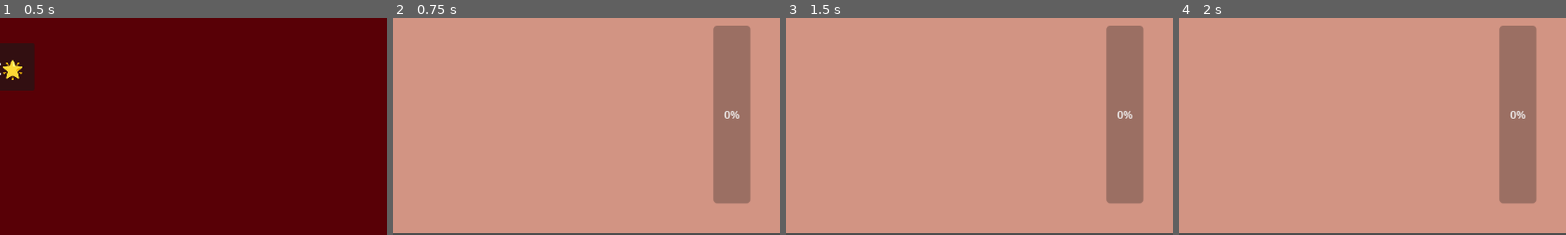
Above: before the commit, frames 1-4 (left to right).
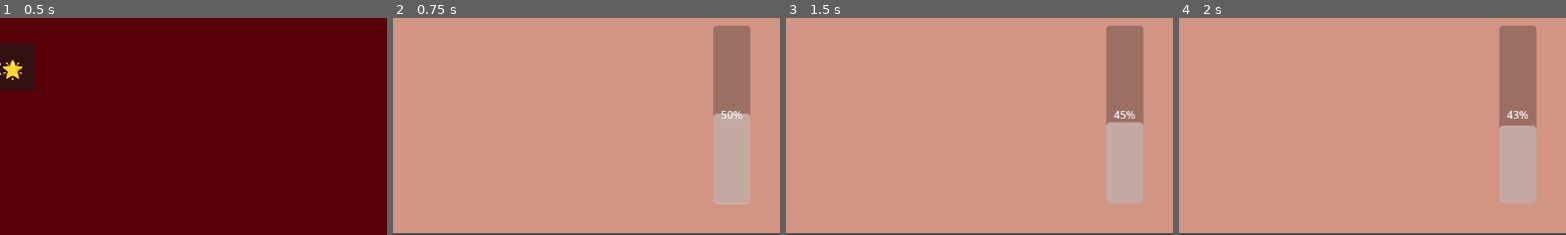
Above: after the commit, the same moments.

Repository: eliasescalante/atEase
Game: Godot game, scene res://scenes/main.tscn
Two runs of this game, one before a commit and one after it. Both use one fixed random seed, a clock stepped at 60 frames per second and the inputs below. The project has no main scene, so this scene is started directly.
Inputs:
- Up to frame 1 (0.5 s): no input
- Up to frame 2 (0.75 s): click "Start🌟" at 0.5 s
- Up to frame 3 (1.5 s): tap Enter at 1.25 s
- Up to frame 4 (2 s): no input
The pictures show only the part of the screen within x 50-100%, y 50-100%; the shares and areas given below are measured in that part.

Frame 1 is identical in both runs. In frame 2, 4.1% of the frame differs, in the area x 82-93%, y 42-86%; in frame 3, 3.8%; in frame 4, 3.6%.

Commit message:
arreglo progressbar ahora baja XD

Diff:
--- a/scenes/level_1.tscn
+++ b/scenes/level_1.tscn
@@ -22,6 +22,7 @@
 offset_top = 336.0
 offset_right = 1108.0
 offset_bottom = 601.0
+value = 50.0
 fill_mode = 3
 
 [node name="BubbleSpawner" type="Timer" parent="."]
--- a/scripts/level_1.gd
+++ b/scripts/level_1.gd
@@ -4,15 +4,20 @@
 @onready var bubble_scene = preload("res://scenes/bubble.tscn")
 @onready var bubble_timer = $BubbleSpawner
 @onready var respiration_bar = $RespirationBar
+@onready var drain_timer = $BubbleSpawner # <- nuevo timer
 
 @export var points_bar = 10
 @export var points_bar_subtract = 5
+@export var points_bar_drain = 2 # <- puntos a restar constantemente
 
 var letters = "ASDFJKLÑ"
 
 func _ready():
 	bubble_timer.timeout.connect(_on_bubble_timer_timeout)
 	bubble_timer.start()
+
+	drain_timer.timeout.connect(_on_drain_timer_timeout) # <- conectamos
+	drain_timer.start() # <- comenzamos el timer
 
 func _on_bubble_timer_timeout():
 	var bubble = bubble_scene.instantiate()
@@ -24,9 +29,12 @@
 func _unhandled_input(event):
 	if event is InputEventKey and event.pressed:
 		var pressed_letter = char(event.unicode).to_upper()
-		for bubble in $BubblesContainer.get_children():
+		for bubble in bubbles_container.get_children():
 			if bubble.letter == pressed_letter and abs(bubble.global_position.y - $Player.global_position.y) < 50:
 				bubble.queue_free()
-				$RespirationBar.value += points_bar
+				respiration_bar.value += points_bar
 				return
-		$RespirationBar.value -= points_bar_subtract
+		respiration_bar.value -= points_bar_subtract
+
+func _on_drain_timer_timeout():
+	respiration_bar.value -= points_bar_drain
